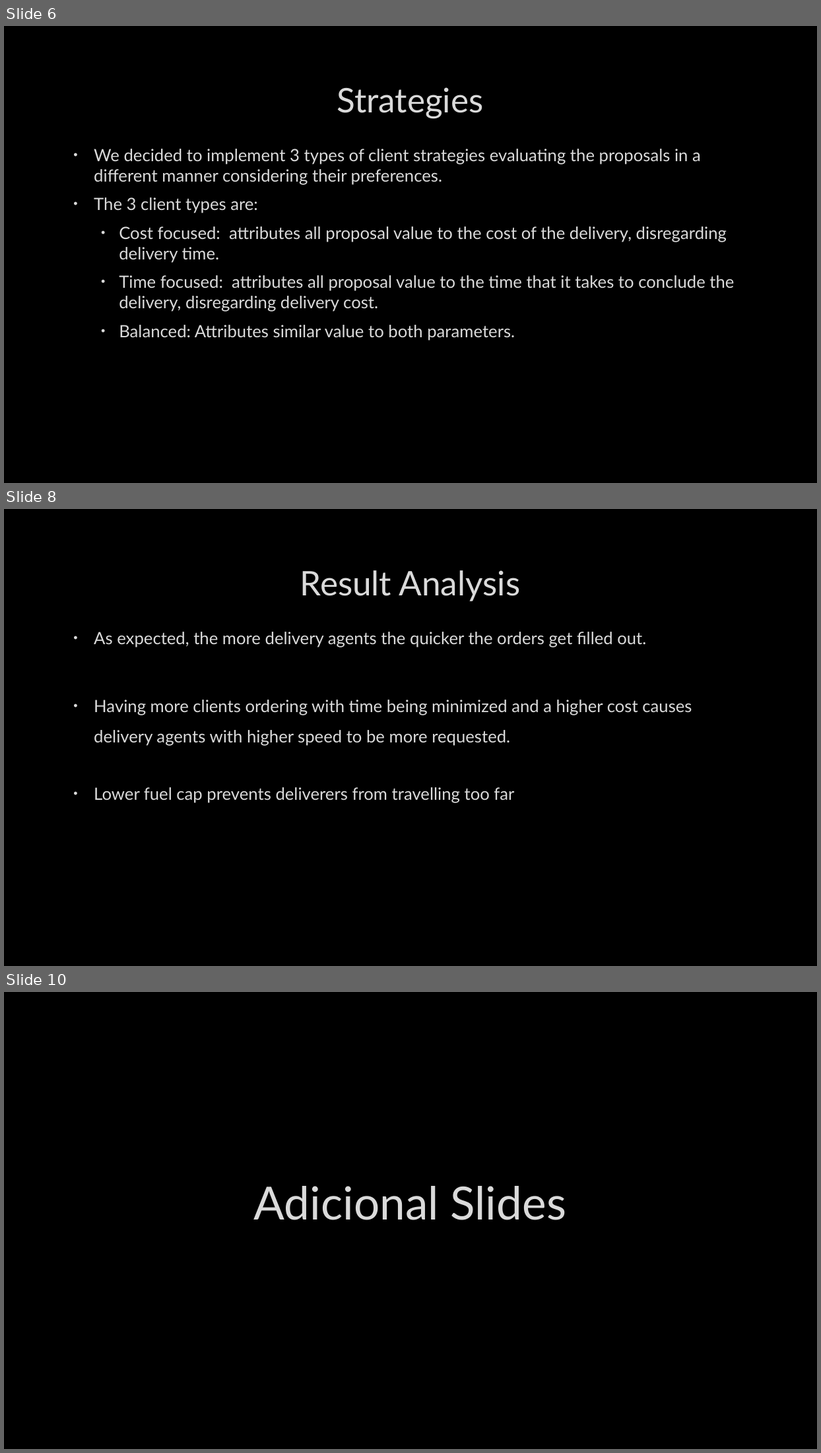
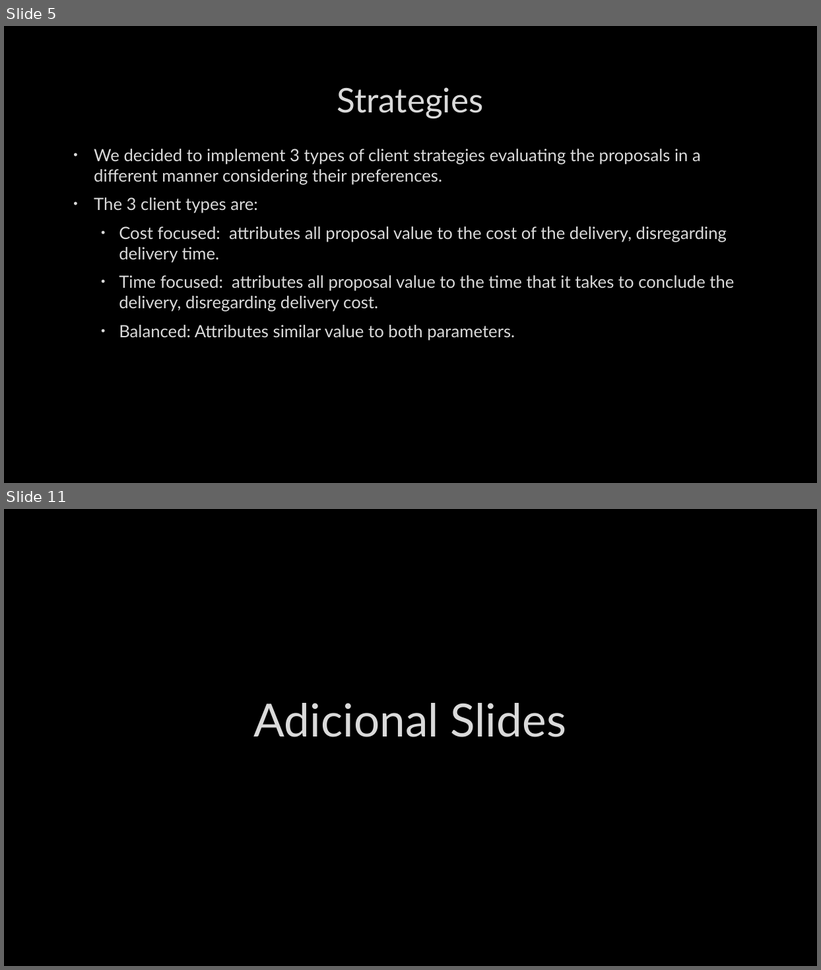
Before and after one commit to joao0903/ASMA, a slide deck: docs/Uber Eats.pptx. Shown one above the other, each under a label of ours: slides 6, 8 and 10 before the commit, slides 5 and 11 after it; the slides between them are not shown. The pictures are 821x1453 and 821x970 pixels, drawn with LibreOffice and Linux fonts; fonts in the diff are those of the drawing; background and template pictures are left out. Boxes give left, top, right and bottom in pixels: in the first picture for what was removed or moved away, otherwise in the second. Text is boxed around its words. In the diff, an @@ line names an element or a change of style, - is before the commit and + after.

```diff
--- a/docs/Uber Eats.pptx
+++ b/docs/Uber Eats.pptx
@@ slide 8 removed at bbox=[4, 509, 817, 966], background picture (left out) @@
@@ title removed at bbox=[300, 570, 521, 601] @@
-Result Analysis
@@ text removed at bbox=[94, 632, 692, 803] @@
-• As expected, the more delivery agents the quicker the orders get filled out.
-• Having more clients ordering with time being minimized and a higher cost causes delivery agents with higher speed to be more requested.
-• Lower fuel cap prevents deliverers from travelling too far
@@ what was slide 6 is now slide 5 @@
@@ what was slide 10 is now slide 11 @@
```
Also in this commit, not shown: 5 slides changed, 9 slides added, 2 other slides removed, 4 other files.
